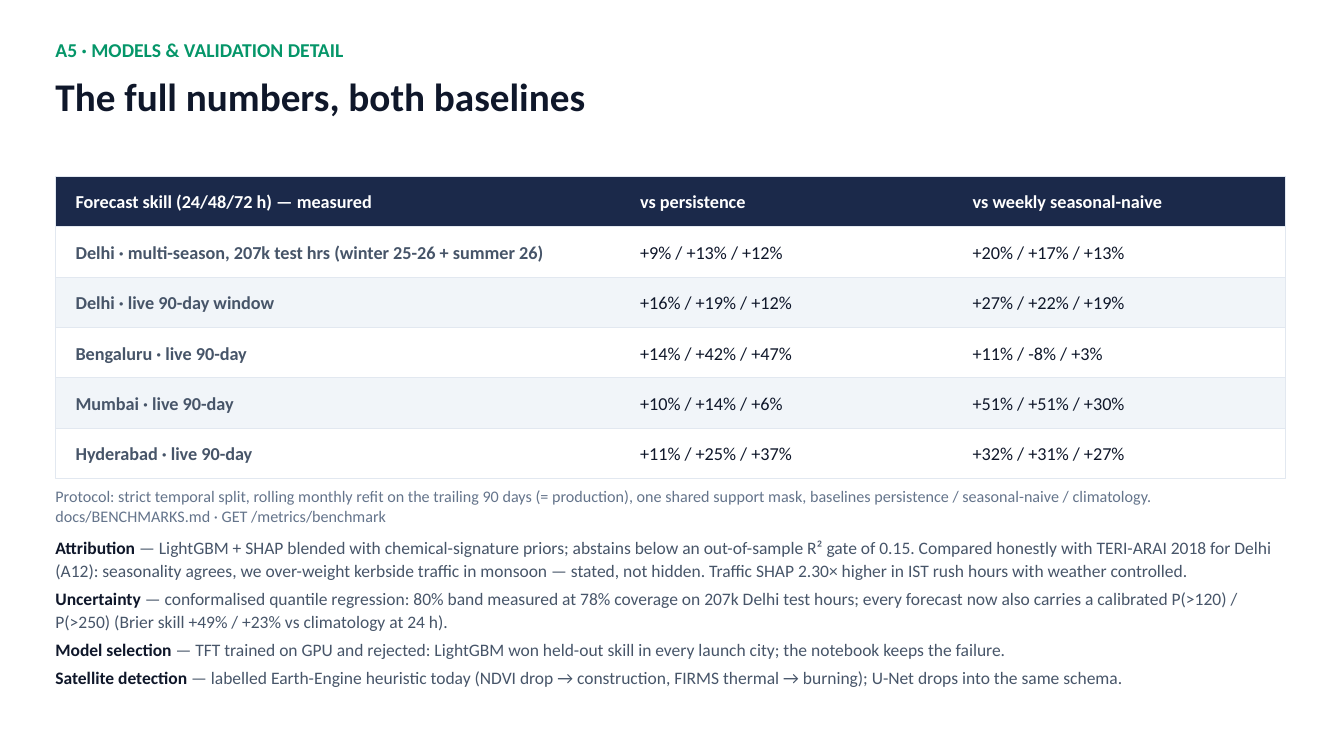
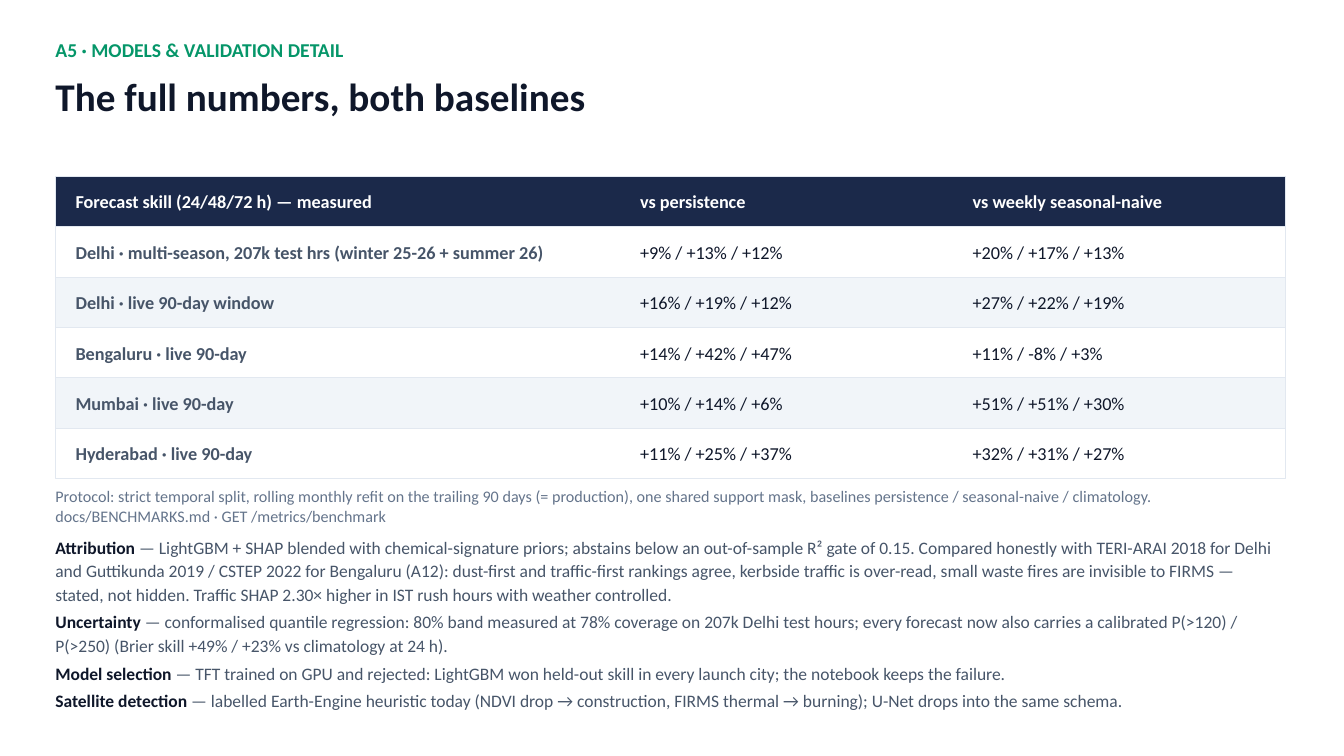
Before and after one commit to omkarrr88/VayuNetra, a slide deck: slide 15 of docs/VayuNetra_Pitch.pptx. Drawn at 1344x756 pixels with LibreOffice and Linux fonts; fonts in the diff are those of the drawing. Boxes give left, top, right and bottom in pixels: in the first picture for what was removed or moved away, otherwise in the second. Text is boxed around its words. In the diff, an @@ line names an element or a change of style, - is before the commit and + after.

```diff
--- a/docs/VayuNetra_Pitch.pptx
+++ b/docs/VayuNetra_Pitch.pptx
@@ text at (55, 540, 1271, 604): text changed @@
-Attribution — LightGBM + SHAP blended with chemical-signature priors; abstains below an out-of-sample R² gate of 0.15. Compared honestly with TERI-ARAI 2018 for Delhi (A12): seasonality agrees, we over-weight kerbside traffic in monsoon — stated, not hidden. Traffic SHAP 2.30× higher in IST rush hours with weather controlled.
+Attribution — LightGBM + SHAP blended with chemical-signature priors; abstains below an out-of-sample R² gate of 0.15. Compared honestly with TERI-ARAI 2018 for Delhi and Guttikunda 2019 / CSTEP 2022 for Bengaluru (A12): dust-first and traffic-first rankings agree, kerbside traffic is over-read, small waste fires are invisible to FIRMS — stated, not hidden. Traffic SHAP 2.30× higher in IST rush hours with weather controlled.
```
Also in this commit, not shown: 2 other slides changed, 27 other files.
